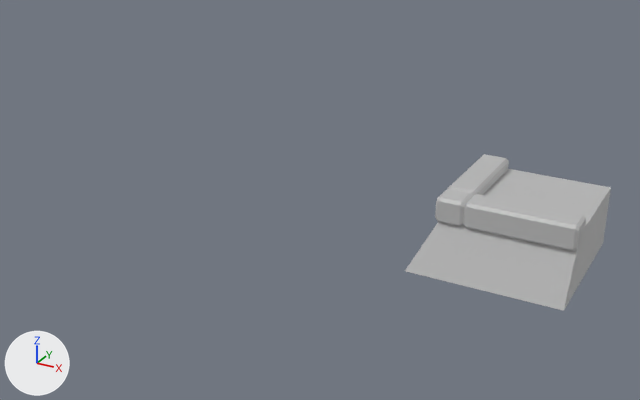
One commit to the FBX model Unity/Assets/Meshes/Modular/SM_Rebord_AngleShort.fbx: the scene before it, then after it.
Rendered twice from a 50 mm camera at (-1.218, -1.232, 0.822) aimed at (-2.091, 0.356, 0.028). The lights are fixed; the arrows at lower left show +X, +Y and +Z. Where no turn or scale is listed for an object, it has been applied to the vertices.

The scene before the commit, as lines of its bpy script (objects in view):
```python
me_mesh = bpy.data.meshes.new('Mesh')
me_mesh.from_pydata(...)  # 32 vertices, 26 faces; spans x -0.03..0.03, y -0.212..0.0, z -0.026..0.026
me_mesh.materials.append(mat_lambert1)  # grey #bcbcbc
me_mesh_001 = bpy.data.meshes.new('Mesh.001')
me_mesh_001.from_pydata(...)  # 32 vertices, 26 faces; spans x -0.214..0.0, y 0.0..0.06, z -0.026..0.026
me_mesh_001.materials.append(mat_lambert1)  # grey #bcbcbc
me_mesh_002 = bpy.data.meshes.new('Mesh.002')
me_mesh_002.from_pydata(...)  # 32 vertices, 26 faces; spans x -0.0203..0.0355, y -0.03..0.03, z -0.0262..0.0262
me_mesh_002.materials.append(mat_lambert1)  # grey #bcbcbc
me_mesh_003 = bpy.data.meshes.new('Mesh.003')
me_mesh_003.from_pydata([(-0.164, -0.18, 0.0), (0.147, -0.18, 0.0), (-0.103, -0.119, 0.129), (0.147, -0.119, 0.125), (-0.103, 0.131, 0.125), (0.147, 0.131, 0.125), (-0.164, 0.131, 0.0), (0.147, 0.131, 0.0)], [], [(0, 1, 3, 2), (2, 3, 5, 4), (4, 5, 7, 6), (6, 7, 1, 0), (1, 7, 5, 3), (6, 0, 2, 4)])
me_mesh_003.materials.append(mat_lambert1)  # grey #bcbcbc
ob_pcube22 = bpy.data.objects.new('pCube22', me_mesh_003)
ob_pcube22.location = (-1.647, 0.369, 0.0)
ob_rebord_c1_pcube17 = bpy.data.objects.new('Rebord_C1_pCube17', me_mesh)
ob_rebord_c1_pcube17.location = (-1.742, 0.5, 0.124)
ob_rebord_c1_pcube18 = bpy.data.objects.new('Rebord_C1_pCube18', me_mesh_001)
ob_rebord_c1_pcube18.location = (-1.5, 0.228, 0.124)
ob_rebord_c1_pcube19 = bpy.data.objects.new('Rebord_C1_pCube19', me_mesh_002)
ob_rebord_c1_pcube19.location = (-1.75, 0.258, 0.124)
```
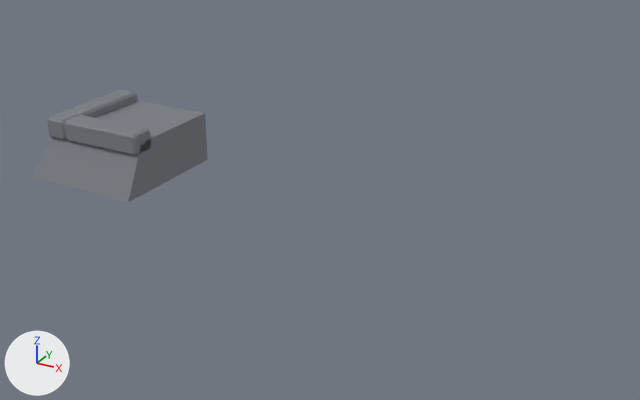
What differs and where, as boxes (x1, y1, x2, y2) in the pictures (640 x 400 px):
'pCube22', reshaped, moved (13% narrower, 29% shorter)
    before: (405, 169, 611, 311)
    after: (29, 101, 208, 202)
'Rebord_C1_pCube17', reshaped, moved
    before: (447, 154, 509, 196)
    after: (47, 89, 151, 156)
'Rebord_C1_pCube18', deleted
    before: (463, 194, 586, 252)
'Rebord_C1_pCube19', deleted
    before: (435, 188, 473, 227)
part 2 of me_mesh_003, added
    after: (29, 101, 208, 202)

Patch to the scene script:
```diff
--- a/Unity/Assets/Meshes/Modular/SM_Rebord_AngleShort.fbx.py
+++ b/Unity/Assets/Meshes/Modular/SM_Rebord_AngleShort.fbx.py
@@ mat_beton @@
+mat_beton = principled_material('Beton')
+mat_beton.base_color = (0.196, 0.209, 0.233)  # grey #7a7e85
+mat_beton.roughness = 0.749
@@ me_mesh @@
 # used by ob_rebord_c1_pcube17; location = (-1.742, 0.5, 0.124)
-me_mesh.from_pydata(...)  # 32 vertices, 26 faces; spans x -0.03..0.03, y -0.212..0.0, z -0.026..0.026
-me_mesh.materials.append(mat_lambert1)  # grey #bcbcbc
+me_mesh.from_pydata(...)  # 1350 vertices, 1344 faces; spans x -0.136..0.136, y -0.136..0.136, z -0.026..0.026
+# me_mesh part 1: 32 vertices removed from x -0.03..0.03, y -0.212..0.0, z -0.026..0.026; 1350 vertices added at x -0.136..0.136, y -0.136..0.136, z -0.026..0.026
+me_mesh.materials.append(mat_beton)  # grey #7a7e85
@@ me_mesh_003 @@
 # used by ob_pcube22; location = (-1.647, 0.369, 0.0)
-me_mesh_003.from_pydata(...)  # 8 vertices, 6 faces; spans x -0.164..0.147, y -0.18..0.131, z 0.0..0.129
-me_mesh_003.materials.append(mat_lambert1)  # grey #bcbcbc
+me_mesh_003.from_pydata(...)  # 386 vertices, 384 faces; spans x -0.164..0.147, y -0.18..0.131, z 0.0..0.129
+# me_mesh_003 part 2: 378 vertices added at x -0.164..0.147, y -0.18..0.131, z 0.0..0.129
+me_mesh_003.materials.append(mat_beton)  # grey #7a7e85
@@ ob_rebord_c1_pcube17 @@
 ob_rebord_c1_pcube17 = bpy.data.objects.new('Rebord_C1_pCube17', me_mesh)
-ob_rebord_c1_pcube17.location = (-1.742, 0.5, 0.124)
+ob_rebord_c1_pcube17.location = (-2.636, 0.364, 0.124)
@@ ob_rebord_c1_pcube18 @@
-ob_rebord_c1_pcube18 = bpy.data.objects.new('Rebord_C1_pCube18', me_mesh_001)
-ob_rebord_c1_pcube18.location = (-1.5, 0.228, 0.124)
@@ ob_rebord_c1_pcube19 @@
-ob_rebord_c1_pcube19 = bpy.data.objects.new('Rebord_C1_pCube19', me_mesh_002)
-ob_rebord_c1_pcube19.location = (-1.75, 0.258, 0.124)
@@ ob_pcube22 @@
 ob_pcube22 = bpy.data.objects.new('pCube22', me_mesh_003)
-ob_pcube22.location = (-1.647, 0.369, 0.0)
+ob_pcube22.location = (-2.647, 0.369, 0.0)
```
